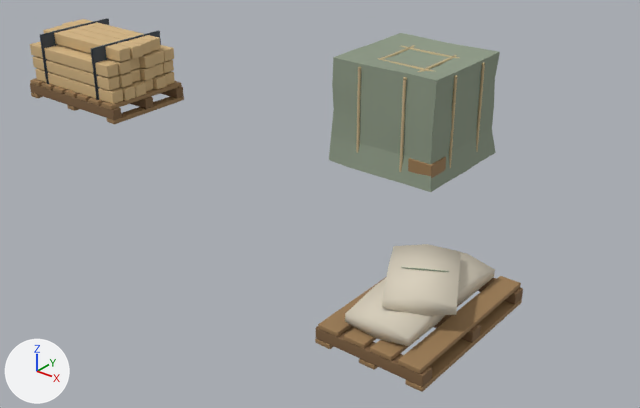
One commit to the glTF model public/models/rooftop_site.glb: the scene before it, then after it.
The view is the same before and after, from a 50 mm lens placed at (3.82, -1.17, 2.15), pointed at (0.85, 2.54, -0.15). Arrows for +X, +Y and +Z are at lower left; the lights stay in place. The picture after the commit comes second. Where no turn or scale is listed for an object, it has been applied to the vertices.

Names of what the first picture shows: 'LoosePalletBase0', 'LoosePalletBase1', 'LoosePalletBase2', 'LoosePalletDeck0', 'LoosePalletDeck1', 'LoosePalletDeck2', 'LoosePalletDeck3', 'LoosePalletRunner0', 'LoosePalletRunner1', 'LoosePalletRunner2', 'LumberPalletRunner0', 'Plank00', 'Plank10', 'Plank20', 'Plank31', 'Sack0', 'Sack1', 'Sack2', 'SackBand2', 'Tarp' and 41 more.
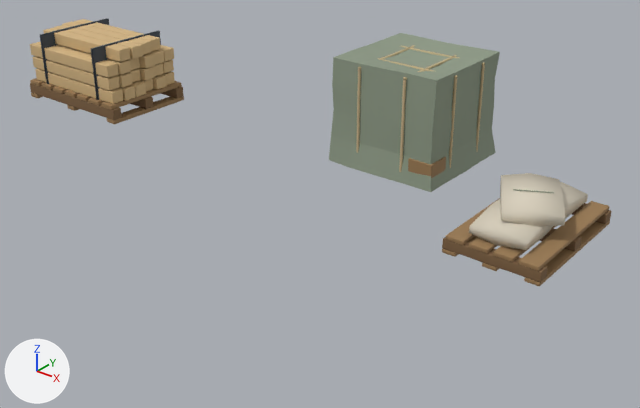
Boxes (x1, y1, x2, y2) around the edits, measured in the pictures (640 x 408 px):
'Sack2', moved
    before: (382, 244, 461, 316)
    after: (500, 173, 565, 227)
'LoosePalletDeck3', moved
    before: (398, 276, 521, 374)
    after: (519, 201, 609, 271)
'Sack0', moved
    before: (345, 279, 445, 346)
    after: (469, 200, 553, 250)
'LoosePalletRunner0', moved
    before: (316, 326, 432, 387)
    after: (442, 238, 548, 282)
'LoosePalletBase2', moved
    before: (405, 299, 522, 392)
    after: (524, 220, 610, 286)
'Sack1', moved
    before: (381, 252, 495, 305)
    after: (494, 182, 588, 218)
'LoosePalletDeck0', moved
    before: (318, 277, 386, 337)
    after: (445, 198, 500, 245)
'LoosePalletDeck2', moved
    before: (370, 281, 489, 361)
    after: (493, 205, 582, 262)
'LoosePalletDeck1', moved
    before: (344, 327, 376, 349)
    after: (469, 237, 497, 253)
'LoosePalletRunner1', moved
    before: (434, 315, 481, 343)
    after: (540, 228, 581, 251)
'LoosePalletRunner2', moved
    before: (478, 278, 523, 305)
    after: (572, 203, 612, 224)
'LoosePalletBase0', moved
    before: (315, 326, 355, 349)
    after: (442, 236, 478, 257)
'LoosePalletBase1', moved
    before: (359, 358, 377, 370)
    after: (482, 263, 500, 271)
'SackBand2', moved
    before: (402, 267, 449, 272)
    after: (513, 189, 554, 193)

What the commit changed:
Object 'LoosePalletBase0' (ob_loosepalletbase0) moves from (1.904, 1.657, 0.0) to (1.904, 2.663, 0.0).
Object 'LoosePalletBase1' (ob_loosepalletbase1) moves from (2.13, 1.657, 0.0) to (2.13, 2.663, 0.0).
Object 'LoosePalletBase2' (ob_loosepalletbase2) moves from (2.356, 1.657, 0.0) to (2.356, 2.663, 0.0).
Object 'LoosePalletDeck0' (ob_loosepalletdeck0) moves from (1.93, 1.657, 0.079) to (1.93, 2.663, 0.079).
Object 'LoosePalletDeck1' (ob_loosepalletdeck1) moves from (2.064, 1.657, 0.079) to (2.064, 2.663, 0.079).
Object 'LoosePalletDeck2' (ob_loosepalletdeck2) moves from (2.197, 1.657, 0.079) to (2.197, 2.663, 0.079).
Object 'LoosePalletDeck3' (ob_loosepalletdeck3) moves from (2.33, 1.657, 0.079) to (2.33, 2.663, 0.079).
Object 'LoosePalletRunner0' (ob_loosepalletrunner0) moves from (2.13, 1.278, 0.022) to (2.13, 2.284, 0.022).
Object 'LoosePalletRunner1' (ob_loosepalletrunner1) moves from (2.13, 1.657, 0.022) to (2.13, 2.663, 0.022).
Object 'LoosePalletRunner2' (ob_loosepalletrunner2) moves from (2.13, 2.036, 0.022) to (2.13, 3.042, 0.022).
Object 'Sack0' (ob_sack0) moves from (2.116, 1.537, 0.101) to (2.116, 2.543, 0.101).
Object 'Sack1' (ob_sack1) moves from (2.113, 1.787, 0.101) to (2.113, 2.793, 0.101).
Object 'Sack2' (ob_sack2) moves from (2.122, 1.657, 0.176) to (2.122, 2.663, 0.176).
Object 'SackBand2' (ob_sackband2) moves from (2.13, 1.657, 0.263) to (2.13, 2.663, 0.263).
